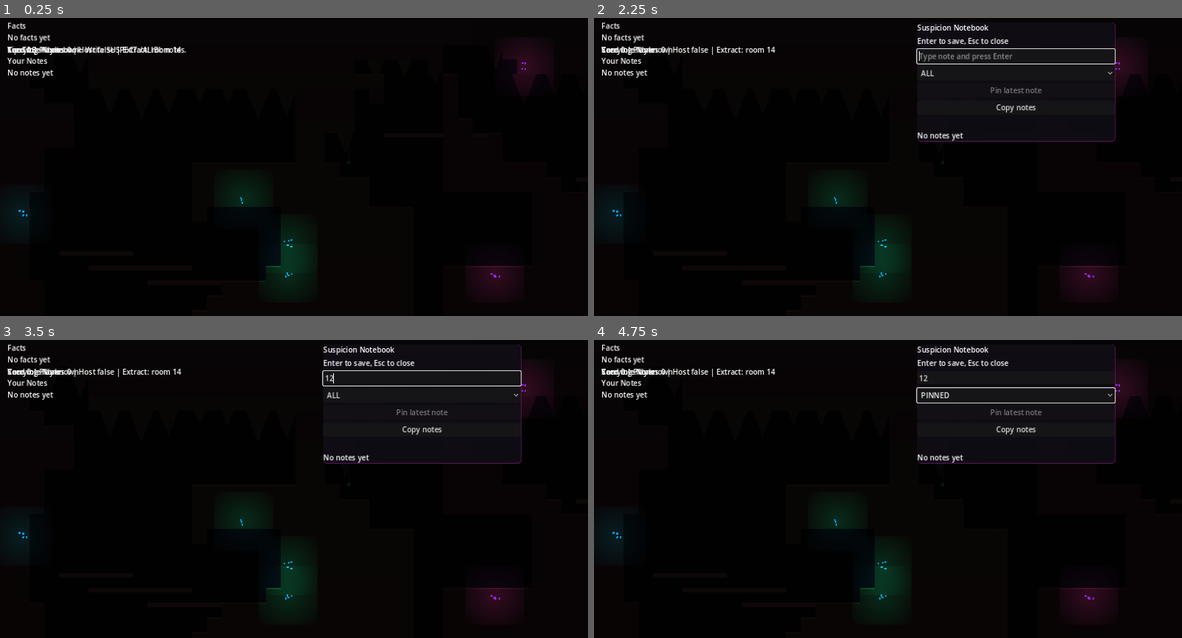
Above: before the commit, frames 1-4 (two rows, left to right).
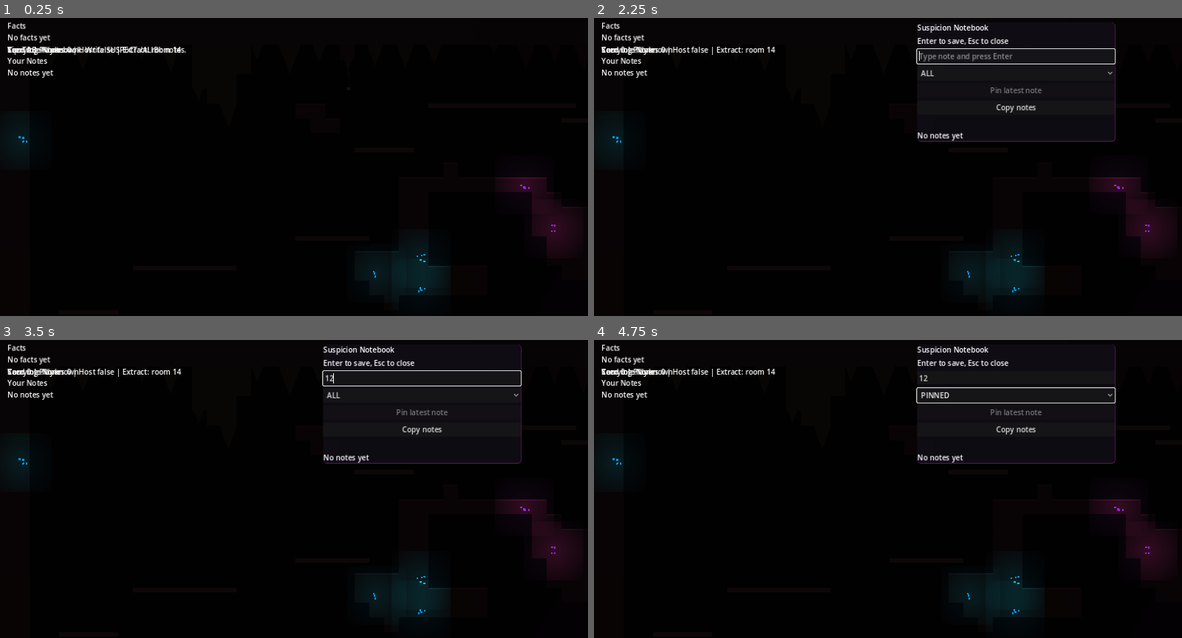
Above: after the commit, the same moments.

Repository: Jordans14/DeductionDelve
Game: Godot game, scene res://scenes/Game.tscn
The game is run twice, just before and just after one commit, with the same random seed, the same clock (stepped at 60 frames per second) and the same inputs. This scene is started directly instead of the project's main scene.
Inputs (mouse positions are in pixels of both pictures, inside the frame that each line leads up to):
- Up to frame 1 (0.25 s): no input
- Up to frame 2 (2.25 s): tap Enter (ui_accept) at 0.5, 0.77, 1.25, 1.52, 2 s; hold X 0.53-1.28 s; hold Right (ui_right) 0.53-2.03 s; tap Tab at 1.35 s; hold Left (ui_left) from 2.03 s (still down); tap N at 2.1 s
- Up to frame 3 (3.5 s): release Left (ui_left) at 2.75 s; click (423, 378) at 2.77 s; type "12" at 2.85 s
- Up to frame 4 (4.75 s): click "ALL" at 3.5 s; click "Copy notes" at 4.25 s

The runs differ from the first frame. In frame 1, 5.2% of the frame differs, in the area x 2-98%, y 8-94%; in frame 2, 5.0%; in frame 3, 5.0%; in frame 4, 5.0%.

Commit message:
Total Cave Structural Realism: Eliminated 'platformer' feel by starting with a 95% solid rock mass (Noise Threshold 0.45). Removed all artificial walkways and vertical shafts. Implemented elastic carving for natural cavern flow and fixed second-player jitter with dynamic buffer interpolation.

Diff:
--- a/godot/src/entities/player.gd
+++ b/godot/src/entities/player.gd
@@ -228,15 +228,16 @@
 		camera.offset = Vector2.ZERO
 
 	if not is_multiplayer_authority() and net_initialized:
-		# Smoothly interpolate remote players toward their target position
-		var alpha = 18.0 * delta # responsive lerp
+		# Dynamic interpolation: adjust and buffer targets for fluid network motion
 		var dist = global_position.distance_to(net_pos)
-		if dist > 350.0:
+		if dist > 400.0:
 			global_position = net_pos
 			velocity = net_vel
-		elif dist > 0.1:
-			global_position = global_position.lerp(net_pos, alpha)
-			velocity = velocity.lerp(net_vel, alpha * 0.5)
+		elif dist > 1.0:
+			var lerp_alpha = 14.0 * delta
+			# Soften the position lerp to absorb jitter
+			global_position = global_position.lerp(net_pos, lerp_alpha)
+			velocity = velocity.lerp(net_vel, lerp_alpha * 0.8)
 
 	visual_root.scale.x = lerpf(visual_root.scale.x, 1.0, 10.0 * delta)
 	visual_root.scale.y = lerpf(visual_root.scale.y, 1.0, 10.0 * delta)
--- a/godot/src/gen/room_builder.gd
+++ b/godot/src/gen/room_builder.gd
@@ -82,14 +82,8 @@
 	# ── Stage 6b: Remove chokepoints — any passage < 3 tiles wide ──
 	_widen_narrow_passages(grid)
 
-	# ── Stage 6c: Worm Holes — vertical connectivity ──────────
-	_carve_worm_holes(grid, run_seed)
-
-	# ── Stage 6d: Cleanup floating islands ───────────────────
+	# ── Stage 6c: Cleanup floating rock fragments ──────────
 	_cleanup_floating_islands(grid)
-
-	# ── Stage 6e: Narrative walkways & ridges ────────────────
-	_add_walkways(grid, run_seed)
 
 	# ── Stage 7: Enforce hard borders + global floor ───────
 	_enforce_borders(grid)
@@ -139,8 +133,8 @@
 			var n1 : float = cave_noise.get_noise_2d(float(x), float(y))
 			var n2 : float = detail.get_noise_2d(float(x), float(y)) * 0.2
 			var depth_bias : float = float(y) / float(GH) * 0.15
-			# Higher threshold for more initial solid mass
-			var is_wall : bool = (n1 + n2) > (-0.15 + depth_bias)
+			# Higher threshold (0.4) ensures very thick, solid rock walls
+			var is_wall : bool = (n1 + n2) > (0.4 + depth_bias)
 			col.append(is_wall)
 		grid.append(col)
 	return grid
@@ -175,7 +169,8 @@
 	rng.seed = run_seed + 7777
 	var cx : int = GW / 2; var cy : int = 3
 	while cy < GH - 4:
-		_carve_circle(grid, cx, cy, int(radius)) # Even tighter for 'Cave' feel
+		var r_var := rng.randf_range(0.8, 1.4)
+		_carve_circle(grid, cx, cy, int(radius * r_var)) # Natural radius variation
 		var r := rng.randf()
 		if r < 0.65:   cy += 1 # Increased vertical bias
 		elif r < 0.70: cy = max(cy - 1, 2)
@@ -293,17 +288,7 @@
 						var ny : int = y + dy
 						if ny > 0 and ny < GH - 1: grid[x][ny] = false
 
-func _carve_worm_holes(grid: Array, run_seed: int) -> void:
-	var rng := RandomNumberGenerator.new(); rng.seed = run_seed + 888
-	# Thin vertical shafts to guarantee floor-to-floor access
-	for i in range(20):
-		var wx : int = rng.randi_range(10, GW - 10)
-		var wy_start : int = rng.randi_range(5, GH / 4)
-		for h in range(GH - 10):
-			var py : int = wy_start + h
-			if py < GH - 12:
-				grid[wx][py] = false
-				grid[wx-1][py] = false
+
 
 func _cleanup_floating_islands(grid: Array) -> void:
 	# Delete small groups of rock tiles that are isolated in the air
@@ -318,20 +303,7 @@
 				if neighbors <= 1: # Isolated single block or small edge
 					grid[x][y] = false
 
-func _add_walkways(grid: Array, run_seed: int) -> void:
-	var rng := RandomNumberGenerator.new(); rng.seed = run_seed + 999
-	# Add horizontal ledges in vertical drops to aid movement and add 'Pathways'
-	for _i in range(25):
-		var wx : int = rng.randi_range(5, GW - 15)
-		var wy : int = rng.randi_range(10, GH - 20)
-		var ww : int = rng.randi_range(6, 14)
-		# Only place if there's air above
-		if not bool(grid[wx][wy]):
-			for lx in range(ww):
-				var tx : int = wx + lx
-				if tx < GW - 2:
-					grid[tx][wy] = true # Solid walkway ledge
-					if wy > 0: grid[tx][wy - 1] = false # Clear air above walkway
+
 
 # ============================================================
 # STAGE 7: BORDERS + GLOBAL FLOOR
